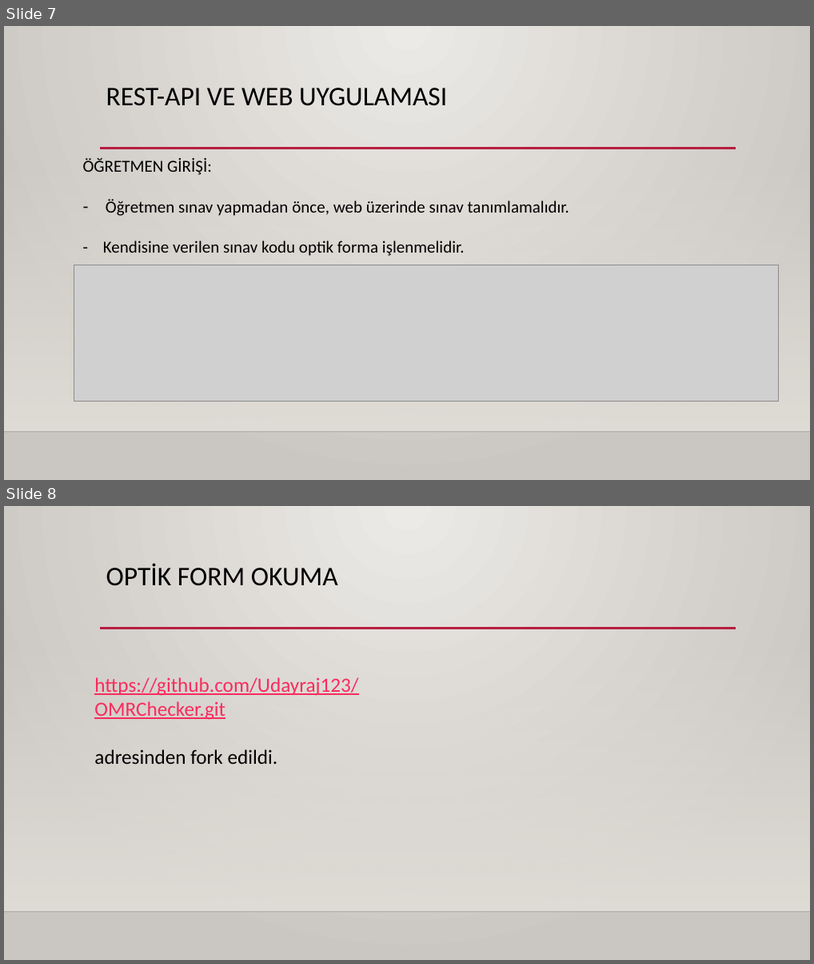
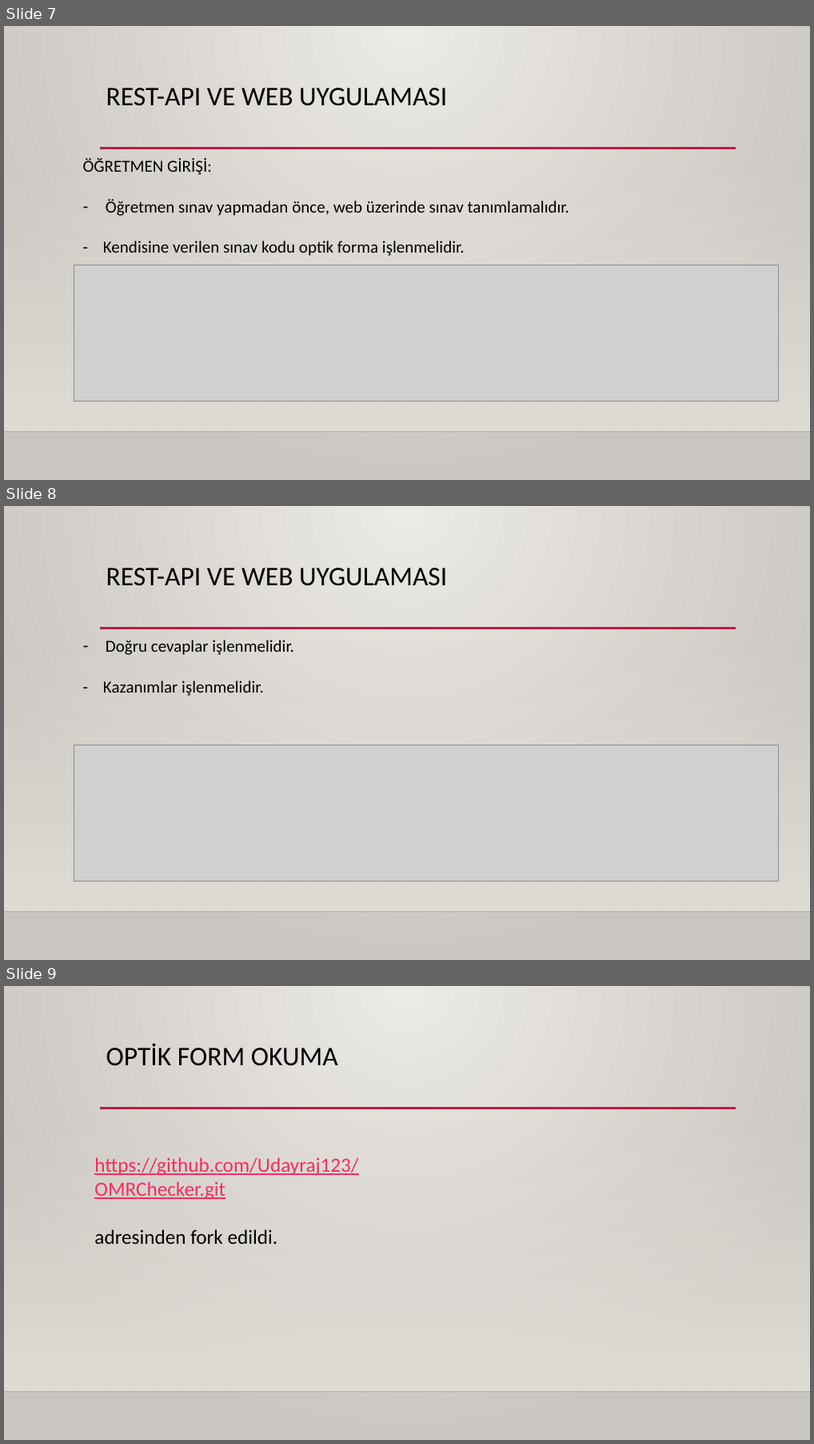
Before and after one commit to Python-Egitici-Egitimi-OOP-Grup-8/Optik-Form-Okuyucu, a slide deck: Proje Sunumu.pptx. Shown one above the other, each under a label of ours: slides 7 and 8 before the commit, slides 7, 8 and 9 after it. The pictures are 814x964 and 814x1444 pixels, drawn with LibreOffice and Linux fonts; fonts in the diff are those of the drawing; grey boxes stand for pictures; background and template pictures are left out. Boxes give left, top, right and bottom in pixels: in the first picture for what was removed or moved away, otherwise in the second. Text is boxed around its words. In the diff, an @@ line names an element or a change of style, - is before the commit and + after.

```diff
--- a/Proje Sunumu.pptx
+++ b/Proje Sunumu.pptx
@@ slide 8 added at <box>4,506,810,960</box>, background gradient #ECEAE7 to #CAC7C1; not listed: 3 template elements that a slide beside it also shows @@
@@ title added at <box>106,568,447,586</box>, 32 pt, text #000000 @@
+REST-API VE WEB UYGULAMASI
@@ text added at <box>103,640,294,696</box>, 20 pt, text #000000 @@
+– Doğru cevaplar işlenmelidir.
+- Kazanımlar işlenmelidir.
@@ picture added at <box>74,744,779,880</box> @@
@@ what was slide 8 is now slide 9 @@
```
Also in this commit, not shown: 1 slide changed.
